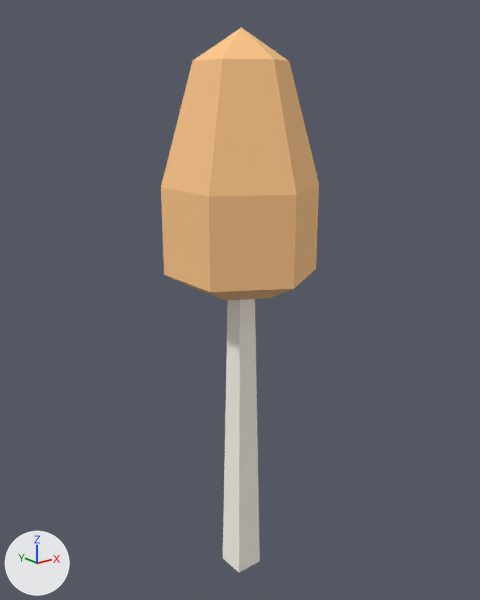
The OBJ model DynamicLab/Assets/Nature Kit/Models/OBJ format/tree_simple_fall.obj as it was, and as the next commit left it.
The view is the same before and after, from a camera (50 mm lens) standing at (-1.075, -1.338, 1.372) and looking at (0.011, 0.019, 0.829). Lighting does not change. The marker at lower left points along +X, +Y and +Z. The first picture is the older version. Where no turn or scale is listed for an object, it has been applied to the vertices.

Objects in the first picture: 'tree_simple_fall'.
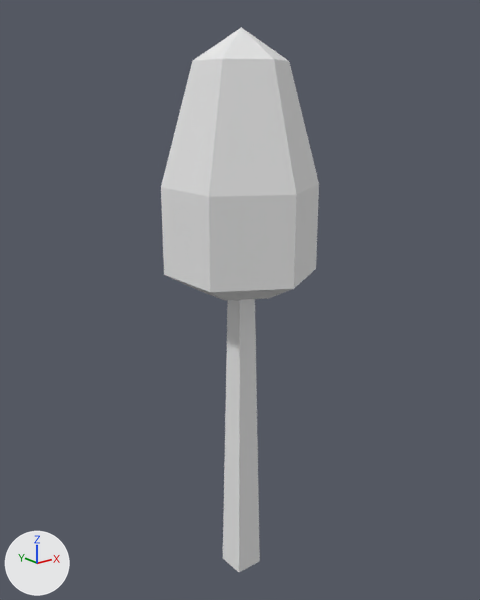
Changed parts and their boxes [x1, y1, x2, y2] in the pictures (480 x 600 px):
```json
{"object": "tree_simple_fall", "change": "recoloured", "before": [161, 27, 319, 572], "after": [161, 27, 319, 572], "on screen": "beige to white"}
```

Edits to the scene script, one JSON object a line:
```json
{"op": "set", "path": "mat_leafsfall.base_color", "old": "(1.0, 0.573, 0.255)", "new": "(0.8, 0.8, 0.8)", "note": "beige #ffc78a -> white #e7e7e7"}
```
